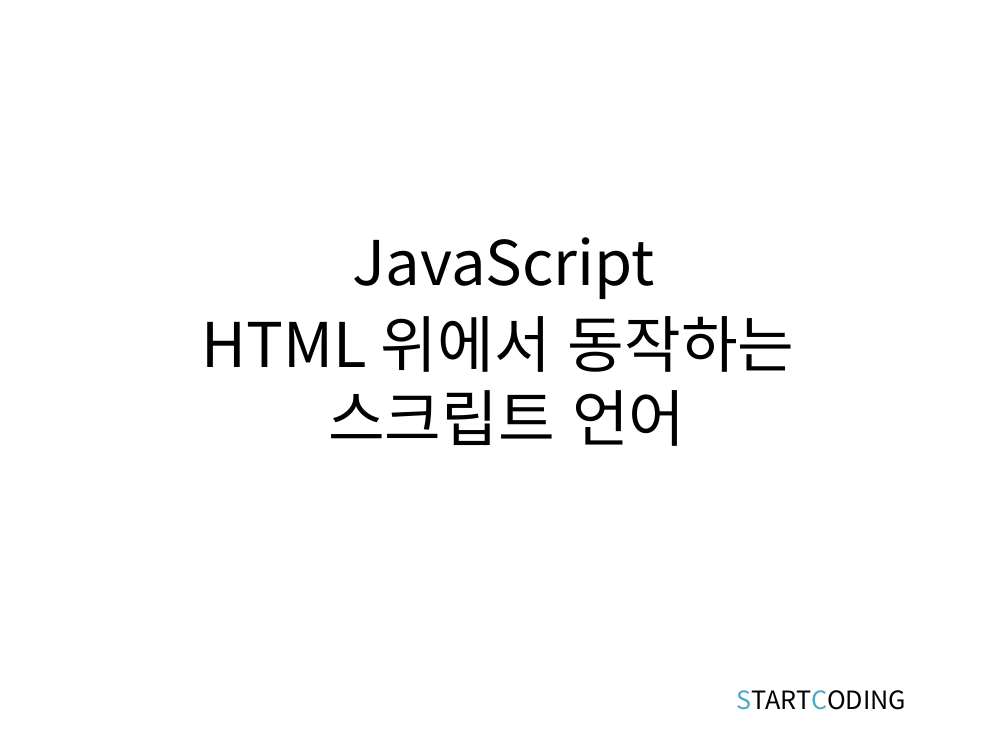
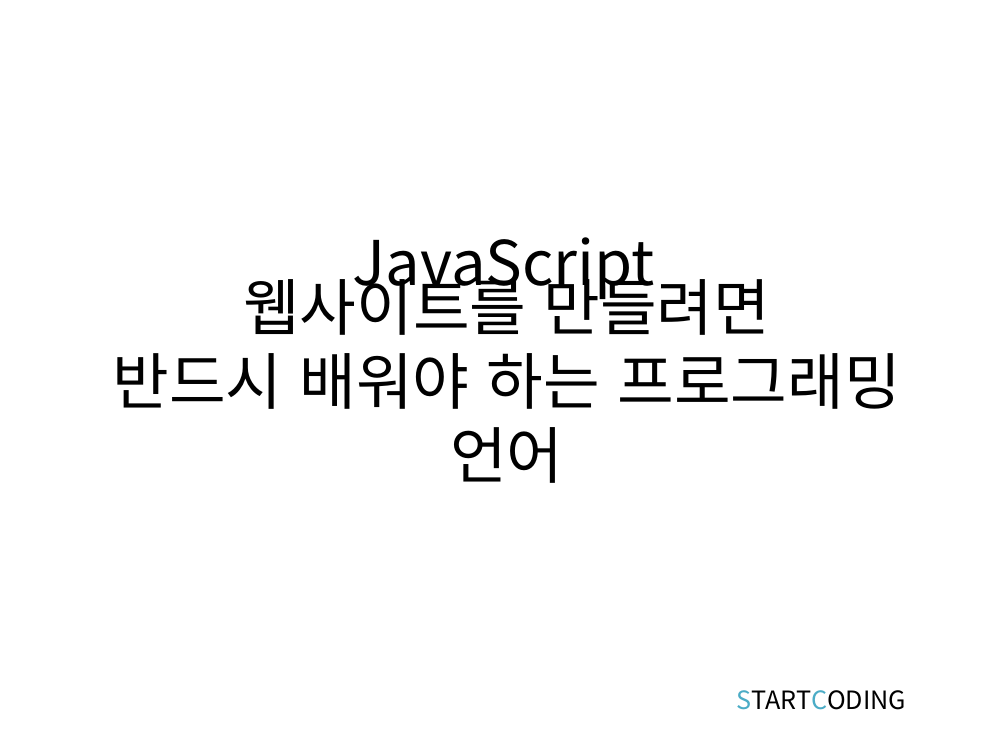
Before and after one commit to kwonkijun/web, a slide deck: slide 2 of 프론트엔드기초(PPT)/JAVASCRIPT 1강_개요.pptx. Drawn at 1008x756 pixels with LibreOffice and Linux fonts; fonts in the diff are those of the drawing. Boxes give left, top, right and bottom in pixels: in the first picture for what was removed or moved away, otherwise in the second. Text is boxed around its words. In the diff, an @@ line names an element or a change of style, - is before the commit and + after.

```diff
--- a/프론트엔드기초(PPT)/JAVASCRIPT 1강_개요.pptx
+++ b/프론트엔드기초(PPT)/JAVASCRIPT 1강_개요.pptx
@@ text at (112,267,900,483): text changed @@
-HTML 위에서 동작하는
-스크립트 언어
+웹사이트를 만들려면
+반드시 배워야 하는 프로그래밍 언어
```
Also in this commit, not shown: 2 other slides changed, 1 slide added, 3 other files.
